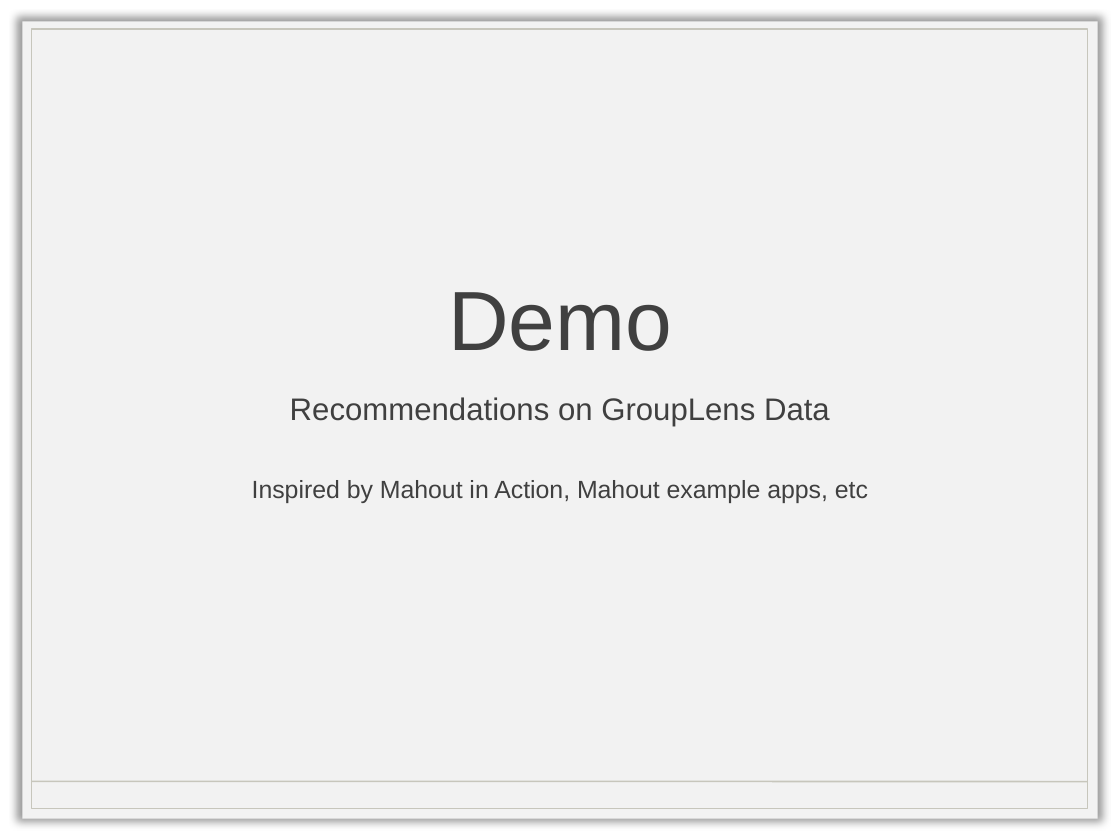
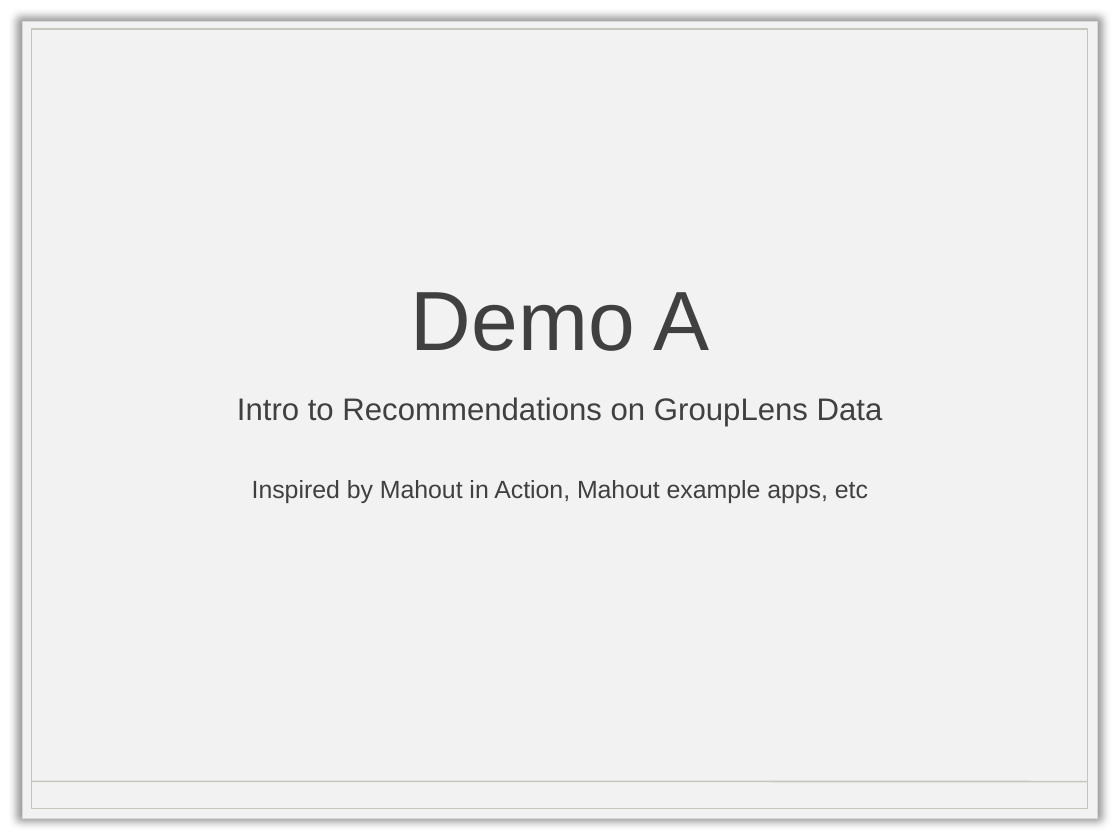
Before and after one commit to rtyer/ml_at_scale_with_mahout, a slide deck: slide 23 of mahout.pptx. Drawn at 1120x840 pixels with LibreOffice and Linux fonts; fonts in the diff are those of the drawing; background and template pictures are left out. Boxes give left, top, right and bottom in pixels: in the first picture for what was removed or moved away, otherwise in the second. Text is boxed around its words. In the diff, an @@ line names an element or a change of style, - is before the commit and + after.

Commit message:
some slide work...adding second demo slide and cleaning up formatting

```diff
--- a/mahout.pptx
+++ b/mahout.pptx
@@ title at (x1=411, y1=292, x2=709, y2=351): text changed @@
-Demo
+Demo A
@@ text at (x1=237, y1=397, x2=883, y2=426): text changed @@
-Recommendations on GroupLens Data
+Intro to Recommendations on GroupLens Data
```
Also in this commit, not shown: 2 other slides changed, 1 slide added.
